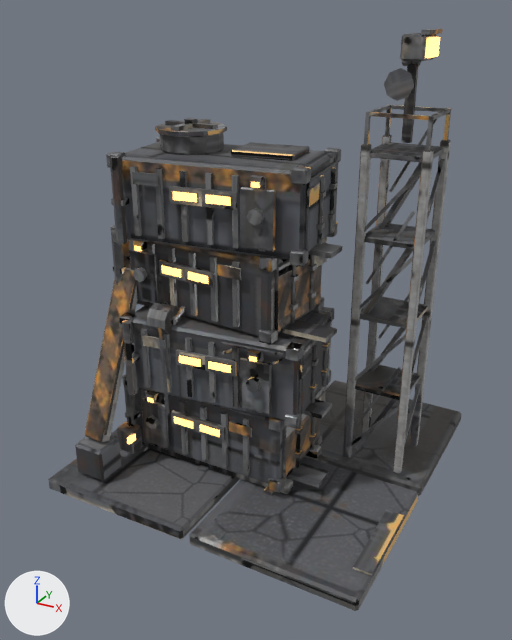
A saved change to the glTF model packages/client/assets/models/vanguard.pylon.glb.
Rendered twice from a 50 mm camera at (0.888, -1.713, 1.311) aimed at (-0.011, -0.078, 0.494). The axes (+X, +Y, +Z) are drawn at lower left. The lights are the same throughout. The picture after the commit comes second. Where no turn or scale is listed for an object, it has been applied to the vertices. Vertices at exactly the same position are counted once.

The first picture shows 'body'.
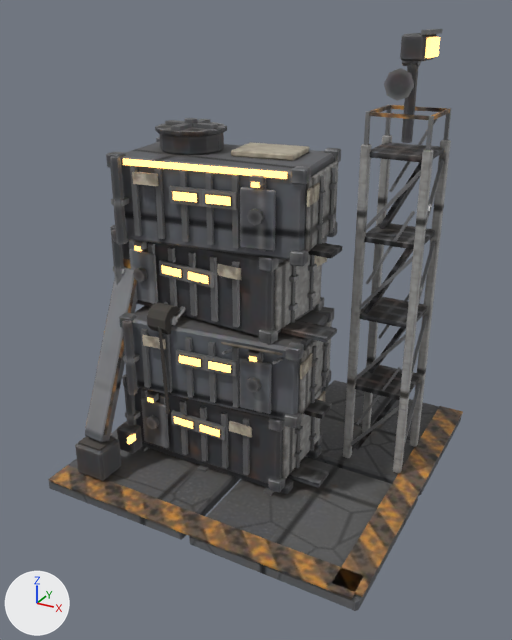
Boxes [x1, y1, x2, y2] around the edits, measured in the pictures (512 x 640 px):
'body', reshaped: before [48, 29, 462, 611]; after [48, 29, 463, 611]
part 1 of me_body, added: after [332, 406, 463, 597]
part 2 of me_body, added: after [49, 465, 364, 599]
part 3 of me_body, deleted: before [353, 510, 404, 576]
part 4 of me_body, added: after [123, 159, 287, 179]
part 5 of me_body, surface changed: [48, 29, 461, 610] in both

The edits, one by one:
me_body is used by ob_body; location (0.0, 0.0, 0.0).
me_body had 2896 vertices, 4940 faces and spanned x -0.49..0.49, y -0.49..0.49, z -0.006..1.265.
me_body now has 2912 vertices, 4964 faces and spans x -0.49..0.495, y -0.495..0.49, z -0.006..1.265.
me_body part 1: a new loose piece, a box spanning x 0.415..0.495, y -0.475..0.475, z 0.04..0.046, in mat_habstack.
me_body part 2: a new loose piece, a box spanning x -0.475..0.475, y -0.495..-0.415, z 0.04..0.046, in mat_habstack.
me_body part 3: the loose piece of 8 vertices spanning x 0.44..0.49, y -0.4..-0.15, z 0.04..0.046 is deleted.
Part 4, on me_body:
8 vertices are added at x -0.281..0.156, y -0.288..-0.228, z 0.948..0.963.
12 new faces join them, mat_lamp (orange #f3bf6f, glowing orange #ffc46c).
me_body part 5: 4846 kept faces spanning x -0.49..0.49, y -0.49..0.49, z -0.006..1.265 get new texture (UV) coordinates.
